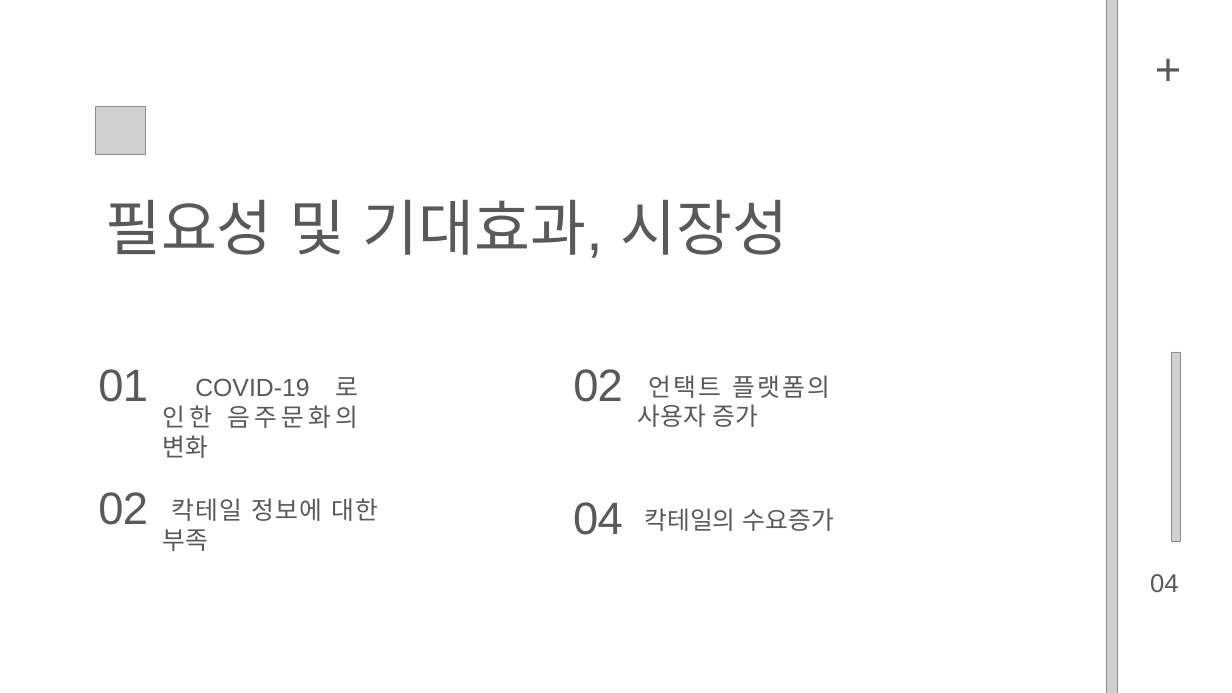
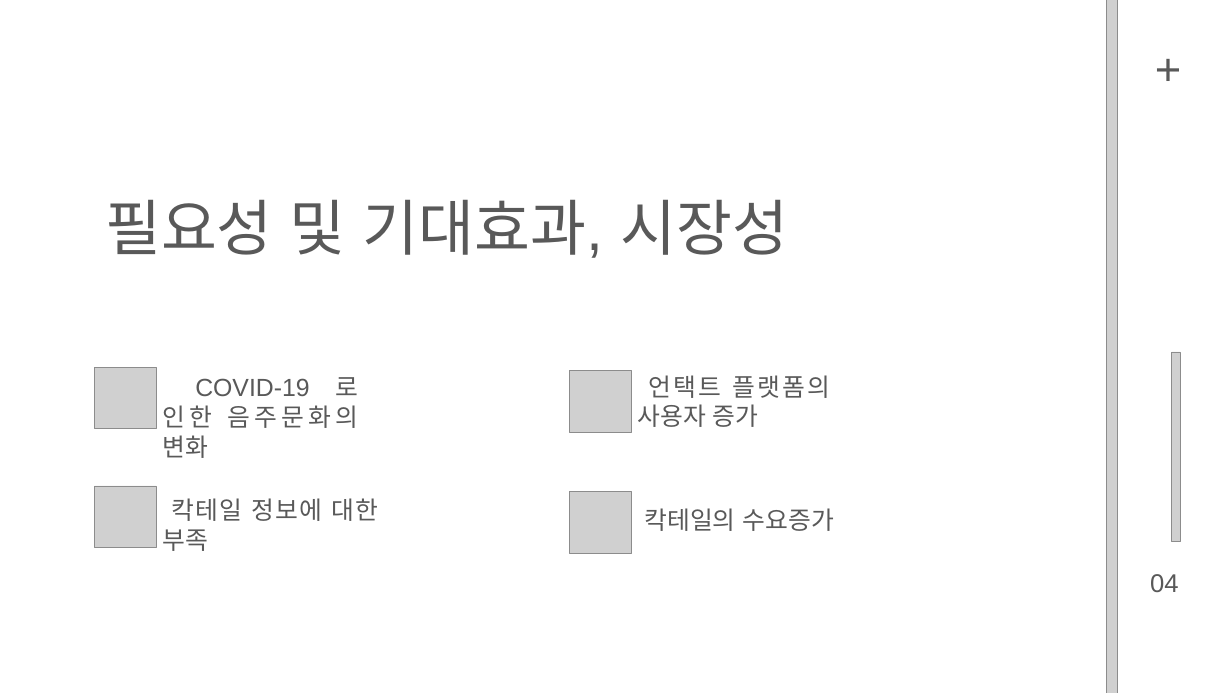
Before and after one commit to byungmeo/CockFit, a slide deck: slide 5 of Documents/방구석낭만_ppt위진영.pptx. Drawn at 1232x693 pixels with LibreOffice and Linux fonts; fonts in the diff are those of the drawing; grey boxes stand for pictures. Boxes give left, top, right and bottom in pixels: in the first picture for what was removed or moved away, otherwise in the second. Text is boxed around its words. In the diff, an @@ line names an element or a change of style, - is before the commit and + after.

```diff
--- a/Documents/방구석낭만_ppt위진영.pptx
+++ b/Documents/방구석낭만_ppt위진영.pptx
@@ picture removed at box(95, 107, 145, 154) @@
@@ picture added at box(95, 367, 156, 429) @@
@@ text removed at box(98, 369, 148, 402) @@
-01
@@ picture added at box(570, 371, 631, 432) @@
@@ text removed at box(573, 369, 623, 402) @@
-02
@@ picture added at box(95, 486, 156, 548) @@
@@ text removed at box(98, 492, 148, 525) @@
-02
@@ picture added at box(570, 492, 631, 553) @@
@@ text removed at box(573, 502, 623, 535) @@
-04
```
Also in this commit, not shown: 8 other slides changed, 4 other files.
